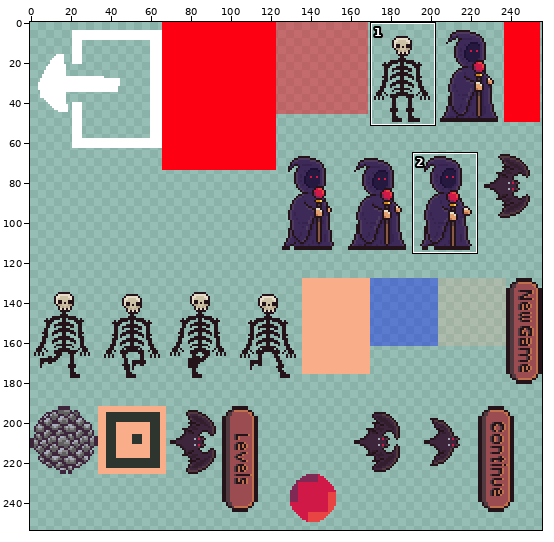
Two versions of one sprite sheet, Matteria/images/shared-0-sheet2.png. The first picture is a wide view before the edit; the outline marks the close-up.
Close-up. The starting point:
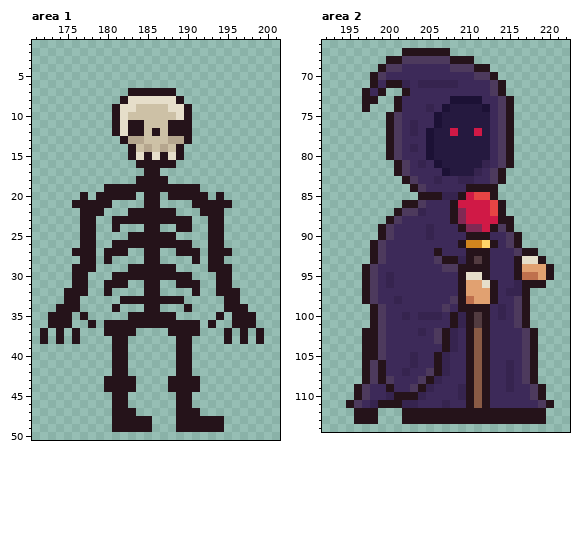
The file is 256x256 pixels. Shown: area 1: x 171..201, y 1..50; area 2: x 192..222, y 66..114. The wide view leaves out empty margins. The commit also changed other parts of the picture, which this record leaves out.
The result:
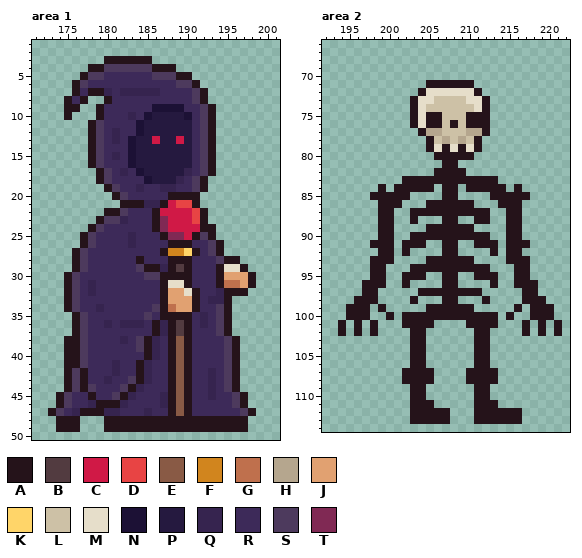
Palette (. is transparent): A #25131a  B #523b40  C #d01946  D #e84444  E #895a45  F #d1851e  G #bf704d  H #b5a68e  J #e1a171  K #ffd569  L #cdc1a6  M #e6deca  N #1c1135  P #25193f  Q #36244f  R #3d2a59  S #4d3a5d  T #802954
Change:
Area 1:
y 3: x 180..185 ...... -> AAAAAA
y 4: x 178..188 ........... -> AASSSSSSAAA
y 5: x 177..190 .............. -> ASSRRRRRRSSSAA
y 6: x 176..191 ................ -> ASRRRRRRRRRRRSSA
y 7: x 176..192 .......AAAAAA.... -> ARAAQRQQQQQRRRRSA
y 8: x 175..177 ... -> ARA; x 180..192 ..AMMMMMMA... -> ARRRRRRRRRRSA
y 9: x 175..176 .. -> AA; x 179..193 ..AMMLLLLMMA... -> ARRRRRRNNNNRRSA
y 10: x 175 . -> A; x 179..193 ..AMLLLLLLMA... -> ARRRQRNPPPPNRSA
y 11: x 178..193 ...AMAALLLAAA... -> ASRRRRNPPPPPPRSA
y 12: x 178..193 ...AMAALALAAA... -> ASRQRRNPPPPPPRSA
y 13: x 178..193 ....AHHLLLHHA... -> ASRQRNPPCPPCPRSA
y 14: x 178..193 .....ALHLHLA.... -> ASRRRNPPPPPPPRSA
y 15: x 178..193 .....AMAMAMA.... -> ASRQRNPPPPPPPRSA
y 16: x 178..193 ......AAAAA..... -> ASRRRNPPPPPPPRSA
y 17: x 179..193 ......AA....... -> ASRQRNPPPPPQRSA
y 18: x 179..192 .....AAAA..... -> ASRRRRNPPPQRSA
y 19: x 181..192 AAAAAAAAAAA. -> SRRQRRQQRRSA
y 20: x 177 A -> .; x 179..180 AA -> ..; x 182..187 AA.AA. -> SRRRRR; x 192 A -> .; x 194 A -> .
y 21: x 176..180 AAAAA -> .....; x 182..190 ...AA.... -> AAAQQACDD; x 192..195 AAAA -> ....
y 22: x 177..185 AAA...AAA -> ...AASRRR; x 187..191 AA... -> CCCCD; x 193..194 AA -> ..
y 23: x 177..185 AA..AAAAA -> ..ASSQRRR; x 187..194 AAAA..AA -> TCCCDA..
y 24: x 177 A -> .; x 179..185 ..A...A -> SRRRRRR; x 187..192 ..AA.. -> TCCCCA; x 194 A -> .
y 25: x 178..186 A....AAAA -> SRRRRQRRR; x 188..192 A.... -> TTCAS; x 194 A -> .
y 26: x 178..187 A..AAAAAAA -> SRRRRQRRRR; x 191..193 ..A -> RRS
y 27: x 177..190 AA.AAA..AA..AA -> SRRRRRRRRRAFFK; x 192..193 .A -> RS; x 195 A -> .
y 28: x 176..196 .AA.A....AA....A.AA.. -> ASRRRRRRARRRAAARRRSAA
y 29: x 177..184 AA....AA -> SRRRRRRS; x 187 A -> Q; x 189..193 ....A -> BARRR; x 195..197 A.. -> MMA
y 30: x 175..186 .AA...AAAAAA -> ASRRRRRRRRSS; x 191..193 ... -> RRR; x 195..198 A... -> JJJA
y 31: x 175..189 .AA..AAA..AA..A -> ASRQRRRRRRRRAMM; x 191..193 A.. -> RRR; x 195..198 A... -> GGJA
y 32: x 176..190 AA..A....AA.... -> SRQRRRRRRRRAJJM; x 192..194 ..A -> RRQ; x 197 . -> A
y 33: x 176..186 A.....AAAAA -> SRRRRRRRRRR; x 188..194 AA..... -> JJJARQQ; x 196 A -> .
y 34: x 174 A -> .; x 176..194 A....A...AA...A.... -> SRRQRRRRRRSAGJJARRS; x 196..197 AA -> ..
y 35: x 173..186 AAA.A.....AAAA -> ...ASRRRRRRRSR; x 189..198 .....A.AAA -> AARQRSA...
y 36: x 173..185 AAA..A.AAAAAA -> ...ASRRQRQQQR; x 187 A -> Q; x 189 A -> B; x 191..198 A.A..AAA -> RQRSA...
y 37: x 172 A -> .; x 174 A -> .; x 177..187 ...AAAA.... -> SRRRRRRRRAQ; x 189 A -> B; x 191..194 A... -> RRRS; x 197 A -> .; x 199 A -> .
y 38: x 172 A -> .; x 174..175 A. -> .A; x 177..189 ....AA......A -> SRRRRQRSAQRAE; x 191..197 ....A.A -> RRRRSA.; x 199 A -> .
y 39: x 175..189 ......AA......A -> AASRRRRRRSAQRAE; x 191..196 ...... -> RRRRSA
y 40: x 175..189 ......AA......A -> AASRRRRRRRAQRAE; x 191..196 ...... -> RRRRSA
y 41: x 175..189 ......AA......A -> AASRRRQRRAQRRAE; x 191..196 ...... -> RRRRSA
y 42: x 175..189 ......AA......A -> ASARRRQRRAQRRAE; x 191..196 ...... -> RRQRSA
y 43: x 175..187 .....AAAA.... -> ASARRQRRSAQRR; x 189 A -> E; x 191..196 A..... -> RRQRSA
y 44: x 175..182 .....AAA -> ASASRRRS; x 184..187 .... -> QRRR; x 189 A -> E; x 191..196 A..... -> RRQRSA
y 45: x 174..181 .......A -> ASRRARRS; x 183..189 ......A -> QRRRQAE; x 191..197 ....... -> RRQRRSA
y 46: x 174..180 ....... -> ASRRQAA; x 182..189 A......A -> QRRRRQAE; x 191..197 ....... -> RRRRRSA
y 47: x 173..189 ........AAA.....A -> ASRQAAAQQRRRQRRAE; x 191..198 A....... -> RRRRRRSA
y 48..49: x 174..176 ... -> AAA; x 180 . -> A; x 186..188 ... -> AAA; x 195..197 ... -> AAA
Area 2:
y 67: x 202..207 AAAAAA -> ......
y 68: x 200..210 AASSSSSSAAA -> ...........
y 69: x 199..212 ASSRRRRRRSSSAA -> ..............
y 70: x 198..213 ASRRRRRRRRRRRSSA -> ................
y 71: x 198..214 ARAAQRQQQQQRRRRSA -> .......AAAAAA....
y 72: x 197..199 ARA -> ...; x 202..214 ARRRRRRRRRRSA -> ..AMMMMMMA...
y 73: x 197..198 AA -> ..; x 201..215 ARRRRRRNNNNRRSA -> ..AMMLLLLMMA...
y 74: x 197 A -> .; x 201..215 ARRRQRNPPPPNRSA -> ..AMLLLLLLMA...
y 75: x 200..215 ASRRRRNPPPPPPRSA -> ...AMAALLLAAA...
y 76: x 200..215 ASRQRRNPPPPPPRSA -> ...AMAALALAAA...
y 77: x 200..215 ASRQRNPPCPPCPRSA -> ....AHHLLLHHA...
y 78: x 200..215 ASRRRNPPPPPPPRSA -> .....ALHLHLA....
y 79: x 200..215 ASRQRNPPPPPPPRSA -> .....AMAMAMA....
y 80: x 200..215 ASRRRNPPPPPPPRSA -> ......AAAAA.....
y 81: x 201..215 ASRQRNPPPPPQRSA -> ......AA.......
y 82: x 201..214 ASRRRRNPPPQRSA -> .....AAAA.....
y 83: x 203..214 SRRQRRQQRRSA -> AAAAAAAAAAA.
y 84: x 199 . -> A; x 201..202 .. -> AA; x 204..209 SRRRRR -> AA.AA.; x 214 . -> A; x 216 . -> A
y 85: x 198..202 ..... -> AAAAA; x 204..212 AAAQQACDD -> ...AA....; x 214..217 .... -> AAAA
y 86: x 199..207 ...AASRRR -> AAA...AAA; x 209..213 CCCCD -> AA...; x 215..216 .. -> AA
y 87: x 199..207 ..ASSQRRR -> AA..AAAAA; x 209..216 TCCCDA.. -> AAAA..AA
y 88: x 199 . -> A; x 201..207 SRRRRRR -> ..A...A; x 209..214 TCCCCA -> ..AA..; x 216 . -> A
y 89: x 200..208 SRRRRQRRR -> A....AAAA; x 210..214 TTCAS -> A....; x 216 . -> A
y 90: x 200..209 SRRRRQRRRR -> A..AAAAAAA; x 213..215 RRS -> ..A
y 91: x 199..212 SRRRRRRRRRAFFK -> AA.AAA..AA..AA; x 214..215 RS -> .A; x 217 . -> A
y 92: x 198..218 ASRRRRRRARRRAAARRRSAA -> .AA.A....AA....A.AA..
y 93: x 199..206 SRRRRRRS -> AA....AA; x 209 Q -> A; x 211..215 BARRR -> ....A; x 217..219 MMA -> A..
y 94: x 197..208 ASRRRRRRRRSS -> .AA...AAAAAA; x 213..215 RRR -> ...; x 217..220 JJJA -> A...
y 95: x 197..211 ASRQRRRRRRRRAMM -> .AA..AAA..AA..A; x 213..215 RRR -> A..; x 217..220 GGJA -> A...
y 96: x 198..212 SRQRRRRRRRRAJJM -> AA..A....AA....; x 214..216 RRQ -> ..A; x 219 A -> .
y 97: x 198..208 SRRRRRRRRRR -> A.....AAAAA; x 210..216 JJJARQQ -> AA.....; x 218 . -> A
y 98: x 196 . -> A; x 198..216 SRRQRRRRRRSAGJJARRS -> A....A...AA...A....; x 218..219 .. -> AA
y 99: x 195..208 ...ASRRRRRRRSR -> AAA.A.....AAAA; x 211..220 AARQRSA... -> .....A.AAA
y 100: x 195..207 ...ASRRQRQQQR -> AAA..A.AAAAAA; x 209 Q -> A; x 211 B -> A; x 213..220 RQRSA... -> A.A..AAA
y 101: x 194 . -> A; x 196 . -> A; x 199..209 SRRRRRRRRAQ -> ...AAAA....; x 211 B -> A; x 213..216 RRRS -> A...; x 219 . -> A; x 221 . -> A
y 102: x 194 . -> A; x 196..197 .A -> A.; x 199..211 SRRRRQRSAQRAE -> ....AA......A; x 213..219 RRRRSA. -> ....A.A; x 221 . -> A
y 103: x 197..211 AASRRRRRRSAQRAE -> ......AA......A; x 213..218 RRRRSA -> ......
y 104: x 197..211 AASRRRRRRRAQRAE -> ......AA......A; x 213..218 RRRRSA -> ......
y 105: x 197..211 AASRRRQRRAQRRAE -> ......AA......A; x 213..218 RRRRSA -> ......
y 106: x 197..211 ASARRRQRRAQRRAE -> ......AA......A; x 213..218 RRQRSA -> ......
y 107: x 197..209 ASARRQRRSAQRR -> .....AAAA....; x 211 E -> A; x 213..218 RRQRSA -> A.....
y 108: x 197..204 ASASRRRS -> .....AAA; x 206..209 QRRR -> ....; x 211 E -> A; x 213..218 RRQRSA -> A.....
y 109: x 196..203 ASRRARRS -> .......A; x 205..211 QRRRQAE -> ......A; x 213..219 RRQRRSA -> .......
y 110: x 196..202 ASRRQAA -> .......; x 204..211 QRRRRQAE -> A......A; x 213..219 RRRRRSA -> .......
y 111: x 195..211 ASRQAAAQQRRRQRRAE -> ........AAA.....A; x 213..220 RRRRRRSA -> A.......
y 112..113: x 196..198 AAA -> ...; x 202 A -> .; x 208..210 AAA -> ...; x 217..219 AAA -> ...
